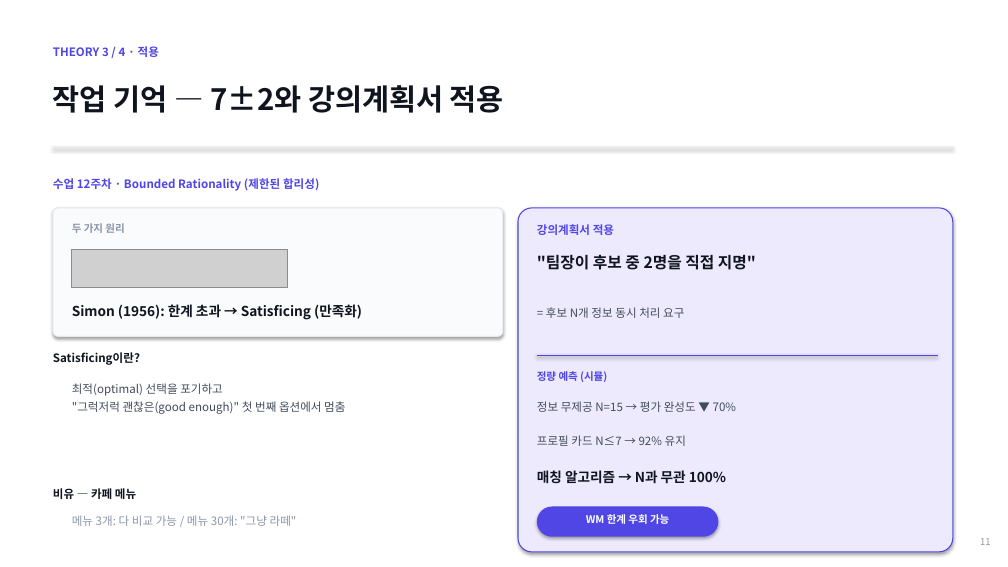
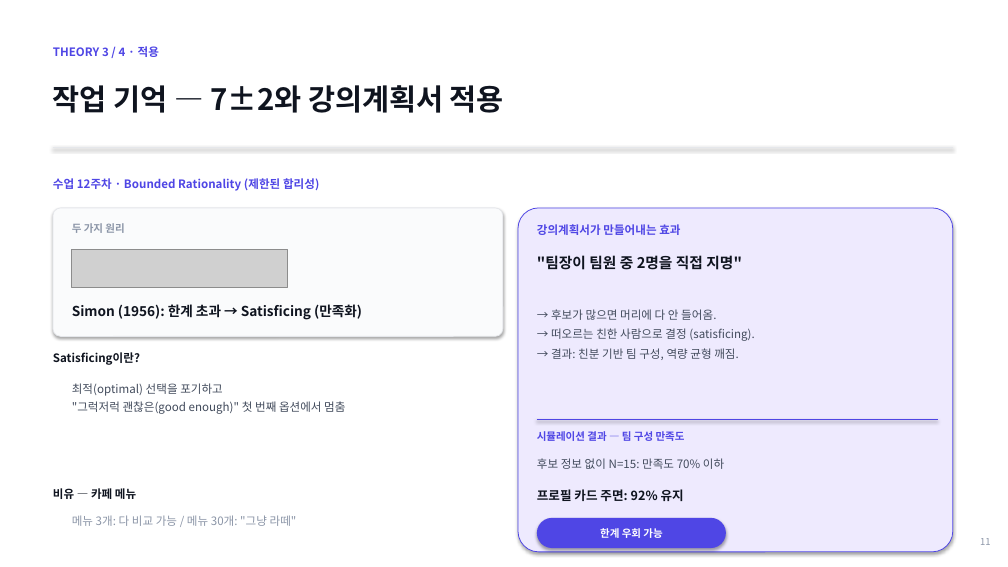
Before and after one commit to lshpy/imen315-syllabus-meta, a slide deck: slide 11 of team_project/kickoff_2026-05-11.pptx. Drawn at 1008x567 pixels with LibreOffice and Linux fonts; fonts in the diff are those of the drawing; grey boxes stand for pictures. Boxes give left, top, right and bottom in pixels: in the first picture for what was removed or moved away, otherwise in the second. Text is boxed around its words. In the diff, an @@ line names an element or a change of style, - is before the commit and + after.

Commit message:
발표 대본 + T2/T3 풀어쓰기 + 가설 기대 결과

```diff
--- a/team_project/kickoff_2026-05-11.pptx
+++ b/team_project/kickoff_2026-05-11.pptx
@@ rounded rectangle at [518, 208, 953, 552]: outline #4F46E5 1 pt to #4F46E5 0.75 pt; proportions changed @@
@@ text at [537, 224, 680, 235]: text changed @@
-강의계획서 적용
+강의계획서가 만들어내는 효과
@@ text at [537, 255, 742, 270]: text changed; size 15 to 14 pt @@
-"팀장이 후보 중 2명을 직접 지명"
+"팀장이 팀원 중 2명을 직접 지명"
@@ text at [551, 309, 754, 360]: text changed @@
-= 후보 N개 정보 동시 처리 요구
+→ 후보가 많으면 머리에 다 안 들어옴.
+→ 떠오르는 친한 사람으로 결정 (satisficing).
+→ 결과: 친분 기반 팀 구성, 역량 균형 깨짐.
@@ line moved from (537, 355) - (938, 355) to (537, 420) - (938, 420) @@
@@ text at [537, 431, 685, 441]: text changed @@
-정량 예측 (시뮬)
+시뮬레이션 결과 — 팀 구성 만족도
@@ text at [537, 458, 724, 469]: text changed @@
-정보 무제공 N=15 → 평가 완성도 ▼ 70%
+후보 정보 없이 N=15: 만족도 70% 이하
@@ text removed at [537, 470, 726, 484] @@
-매칭 알고리즘 → N과 무관 100%
@@ text at [537, 489, 684, 501]: text changed; size 11 to 12 pt; text colour #424B5C to #0F141F; bold on @@
-프로필 카드 N≤7 → 92% 유지
+프로필 카드 주면: 92% 유지
@@ text "한계 우회 가능" at [600, 528, 662, 538]: vertical alignment top to middle @@
@@ rounded rectangle: place and size @@
-rounded rectangle at [537, 507, 718, 537]
+rounded rectangle at [537, 518, 726, 548]
@@ text at [600, 528, 662, 538]: text changed @@
-WM 한계 우회 가능
+한계 우회 가능
```
Also in this commit, not shown: 23 other slides changed, 1 slide added, 1 slide removed, 2 other files.
